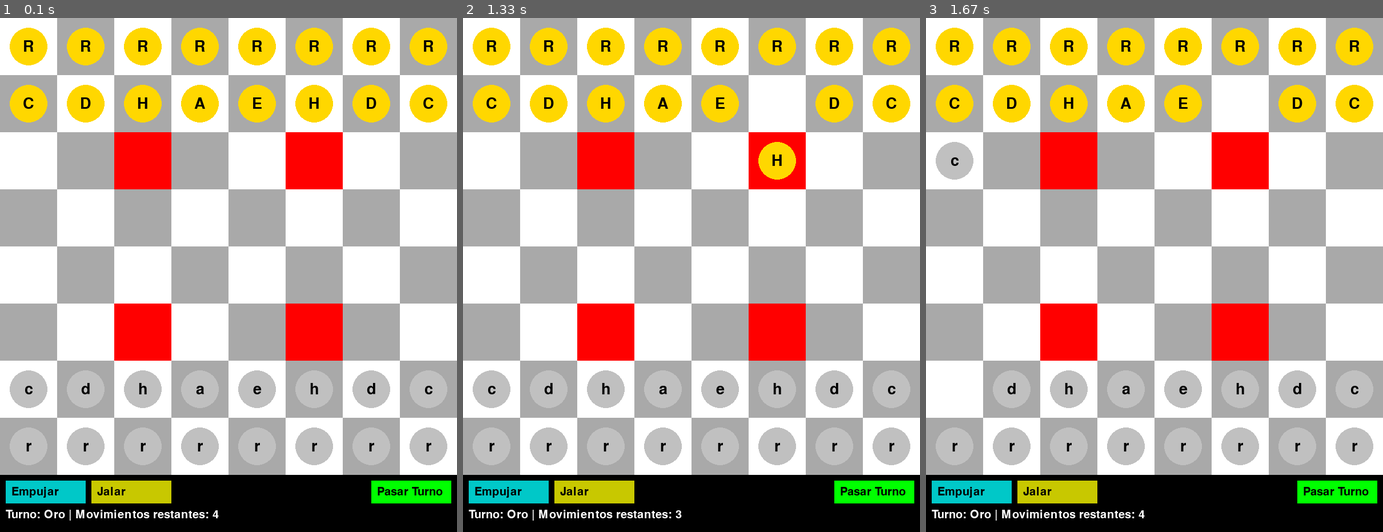
Above: before the commit, frames 1-3 (left to right).
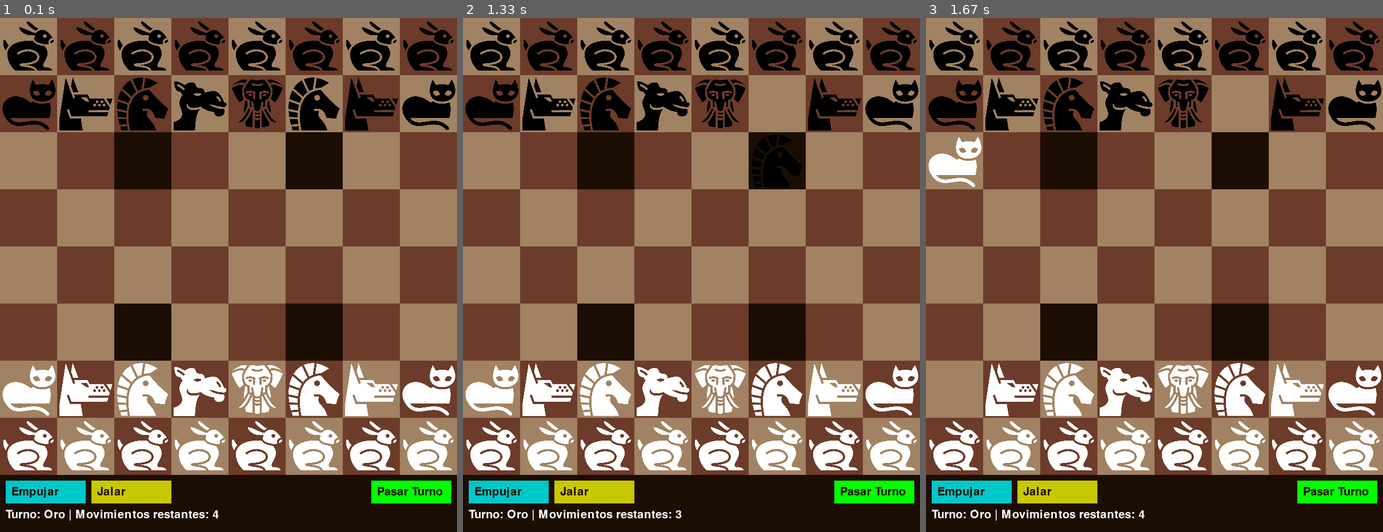
Above: after the commit, the same moments.

Repository: RamSterB/Arimaa
Game: pygame game, started from arimaa_GUI_pygame.py
Same seed, same stepped clock (60 frames per second), same inputs: the game is played once before the commit and once after it.
Inputs (mouse positions are in pixels of both pictures, inside the frame that each line leads up to):
- Up to frame 1 (0.1 s): no input
- Up to frame 2 (1.33 s): press the mouse at (691, 310) at 0.37 s; move the mouse to (636, 295) at 0.47 s; release the mouse at (581, 280) at 0.6 s; click (760, 95) at 0.72 s; press the mouse at (760, 95) at 1.03 s; move the mouse to (750, 177) at 1.13 s; release the mouse at (746, 259) at 1.27 s
- Up to frame 3 (1.67 s): press the mouse at (1337, 490) at 1.37 s; move the mouse to (1195, 465) at 1.47 s; release the mouse at (1053, 439) at 1.6 s

The runs differ from the first frame. In frame 1, 95% of the frame differs, in the area x 0-100%, y 0-100%; in frame 2, 95%; in frame 3, 95%.

Commit message:
Enhance GUI with piece images and update board colors

Diff:
--- a/arimaa_GUI_pygame.py
+++ b/arimaa_GUI_pygame.py
@@ -7,9 +7,10 @@
 
 # Colores
 WHITE = (255, 255, 255)
-GRAY = (169, 169, 169)
+BROWN2 = (108,59,42)
+BROWN = (161, 130, 98)
 RED = (255, 0, 0)
-BLACK = (0, 0, 0)
+BLACK = (28, 13, 2)
 GOLD = (255, 215, 0)
 SILVER = (192, 192, 192)
 
@@ -33,6 +34,20 @@
         self.push_button = pygame.Rect(10, WINDOW_SIZE + 10, 140, 40)
         self.pull_button = pygame.Rect(160, WINDOW_SIZE + 10, 140, 40)
         self.action_mode = None  # 'push', 'pull', o None para movimientos normales
+        self.piece_assets = {
+            "E": "assets/black/elephant-head.png",
+            "C": "assets/black/cat.png",
+            "H": "assets/black/horse-head.png",
+            "D": "assets/black/hound.png",
+            "A": "assets/black/camel-head.png",
+            "R": "assets/black/rabbit.png",
+            "e": "assets/white/elephant-head.png",
+            "c": "assets/white/cat.png",
+            "h": "assets/white/horse-head.png",
+            "d": "assets/white/hound.png",
+            "a": "assets/white/camel-head.png",
+            "r": "assets/white/rabbit.png"
+        }
 
     def draw_board(self):
         """Dibuja el tablero de juego."""
@@ -40,9 +55,9 @@
             for col in range(8):
                 rect = pygame.Rect(col * CELL_SIZE, row * CELL_SIZE, CELL_SIZE, CELL_SIZE)
                 if (row, col) in TRAP_POSITIONS:
-                    color = RED
+                    color = BLACK
                 else:
-                    color = WHITE if (row + col) % 2 == 0 else GRAY
+                    color = BROWN if (row + col) % 2 == 0 else BROWN2
                 pygame.draw.rect(self.screen, color, rect)
 
         # Dibuja los botones y el turno actual
@@ -75,13 +90,18 @@
             for col in range(8):
                 piece = board[row][col]
                 if piece:
-                    center_x = col * CELL_SIZE + CELL_SIZE // 2
-                    center_y = row * CELL_SIZE + CELL_SIZE // 2
-                    color = GOLD if piece.isupper() else SILVER
-                    pygame.draw.circle(self.screen, color, (center_x, center_y), CELL_SIZE // 3)
-                    text = pygame.font.SysFont(None, 40).render(piece, True, BLACK)
-                    text_rect = text.get_rect(center=(center_x, center_y))
-                    self.screen.blit(text, text_rect)
+                    piece_asset = self.piece_assets[piece]
+                    piece_image = pygame.image.load(piece_asset)
+                    piece_image = pygame.transform.scale(piece_image, (CELL_SIZE, CELL_SIZE))
+                    self.screen.blit(piece_image, (col * CELL_SIZE, row * CELL_SIZE))
+
+                    # center_x = col * CELL_SIZE + CELL_SIZE // 2
+                    # center_y = row * CELL_SIZE + CELL_SIZE // 2
+                    # color = GOLD if piece.isupper() else SILVER
+                    # pygame.draw.circle(self.screen, color, (center_x, center_y), CELL_SIZE // 3)
+                    # text = pygame.font.SysFont(None, 40).render(piece, True, BLACK)
+                    # text_rect = text.get_rect(center=(center_x, center_y))
+                    # self.screen.blit(text, text_rect)
 
     def get_clicked_position(self, pos):
         """Devuelve la posición de la celda clicada."""
--- a/arimaa_game_logic.py
+++ b/arimaa_game_logic.py
@@ -88,6 +88,7 @@
                     print("El mejor movimiento encontrado deja la pieza en la misma posición, buscando otro movimiento.")
             else:
                 print("No hay movimientos disponibles para la IA.")
+
     def is_frozen(self, position):
         """Determina si una pieza en una posición está congelada."""
         row, col = position
Binary file changed: assets/black/camel-head.png
Binary file changed: assets/black/cat.png
Binary file changed: assets/black/elephant-head.png
Binary file changed: assets/black/horse-head.png
Binary file changed: assets/black/hound.png
Binary file changed: assets/black/rabbit.png
Binary file changed: assets/white/camel-head.png
Binary file changed: assets/white/cat.png
Binary file changed: assets/white/elephant-head.png
Binary file changed: assets/white/horse-head.png
Binary file changed: assets/white/hound.png
Binary file changed: assets/white/rabbit.png
